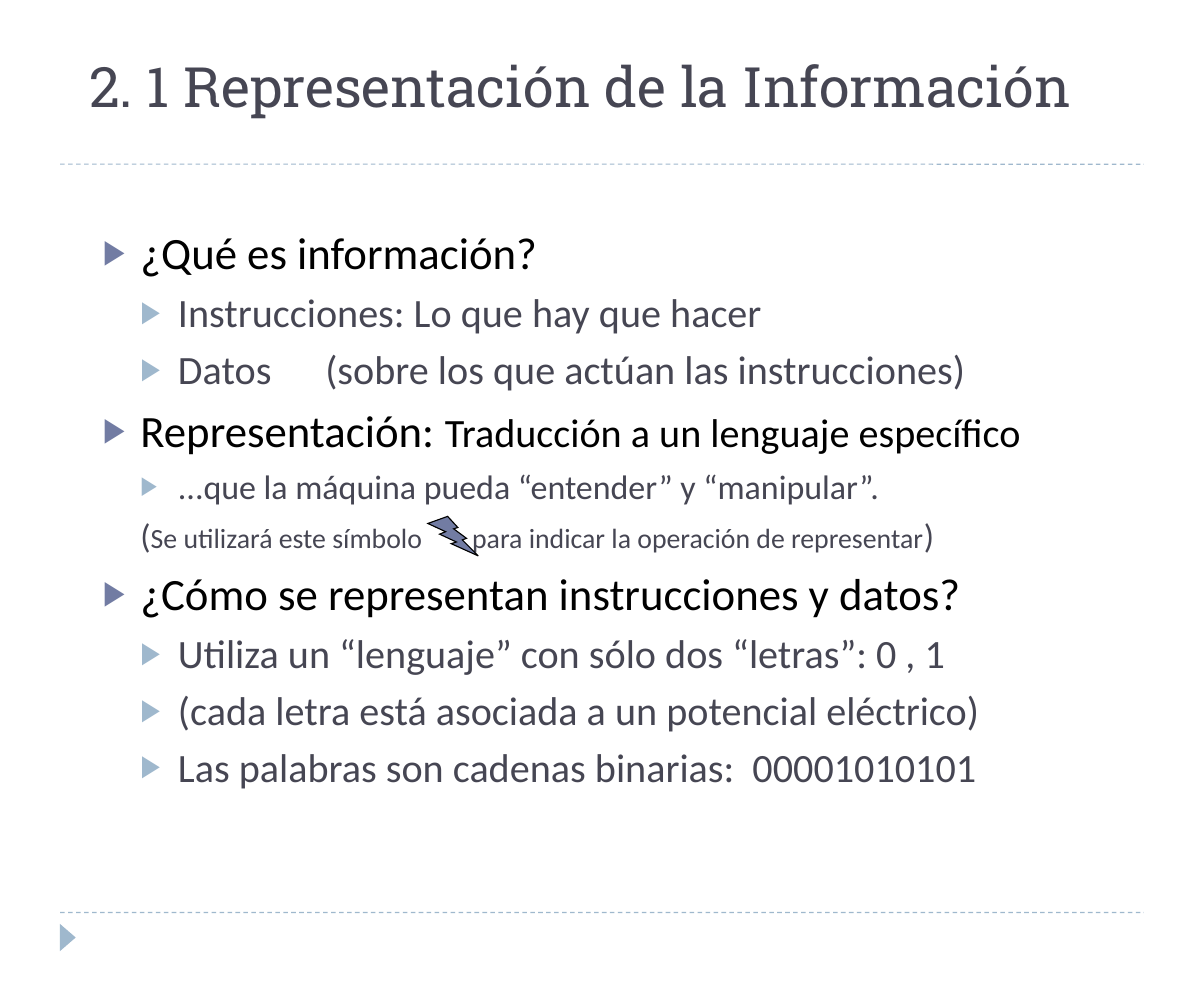
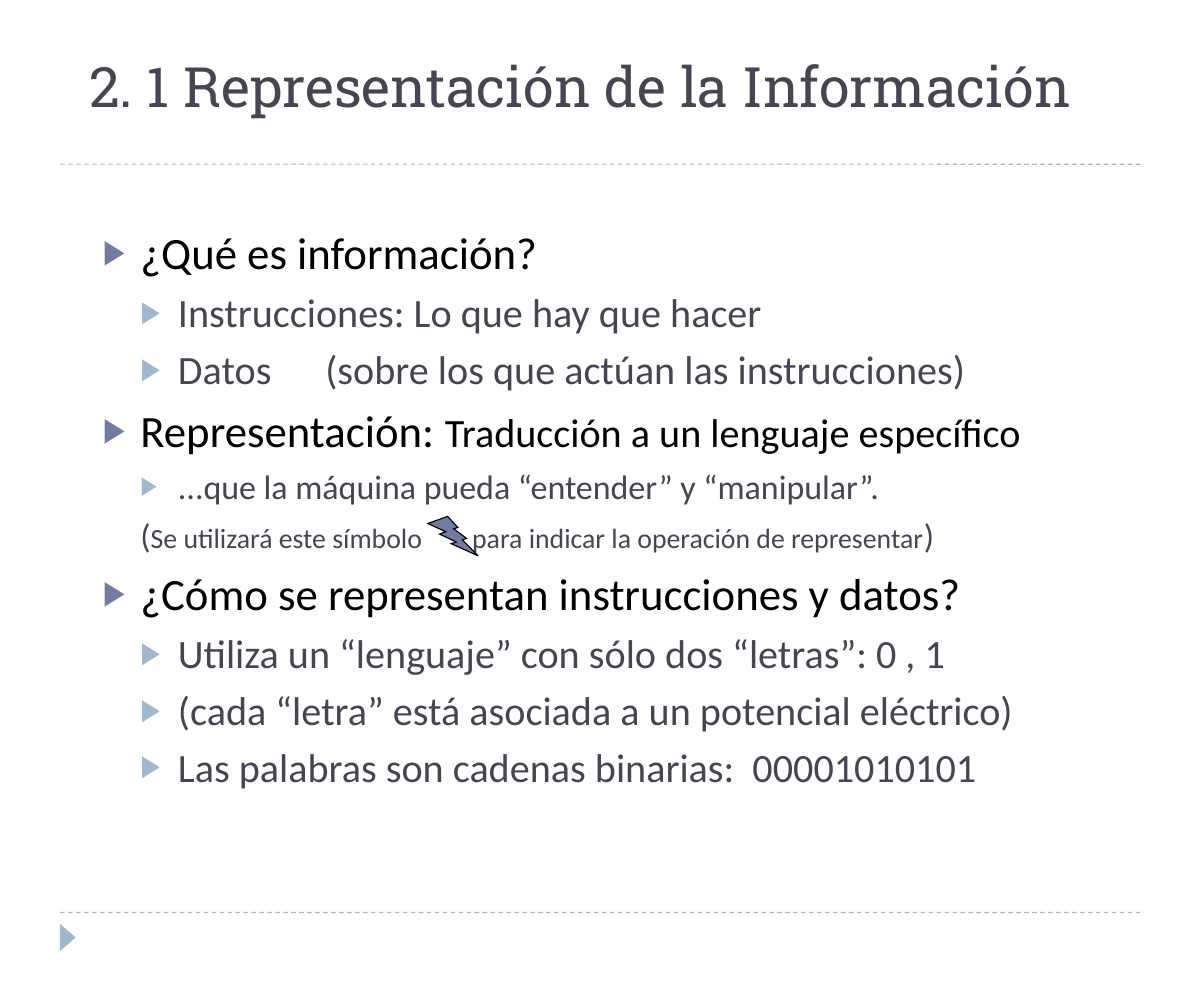
Before and after one commit to luisfromero/fucomp, a slide deck: slide 3 of temas/tema2.pptx. Drawn at 1204x985 pixels with LibreOffice and Linux fonts; fonts in the diff are those of the drawing. Boxes give left, top, right and bottom in pixels: in the first picture for what was removed or moved away, otherwise in the second. Text is boxed around its words. In the diff, an @@ line names an element or a change of style, - is before the commit and + after.

```diff
--- a/temas/tema2.pptx
+++ b/temas/tema2.pptx
@@ text at [178,696,1013,732]: text changed @@
-  ▶ (cada letra está asociada a un potencial eléctrico)
+  ▶ (cada “letra” está asociada a un potencial eléctrico)
```
Also in this commit, not shown: 3 other slides changed, 1 slide added, 3 other files.
